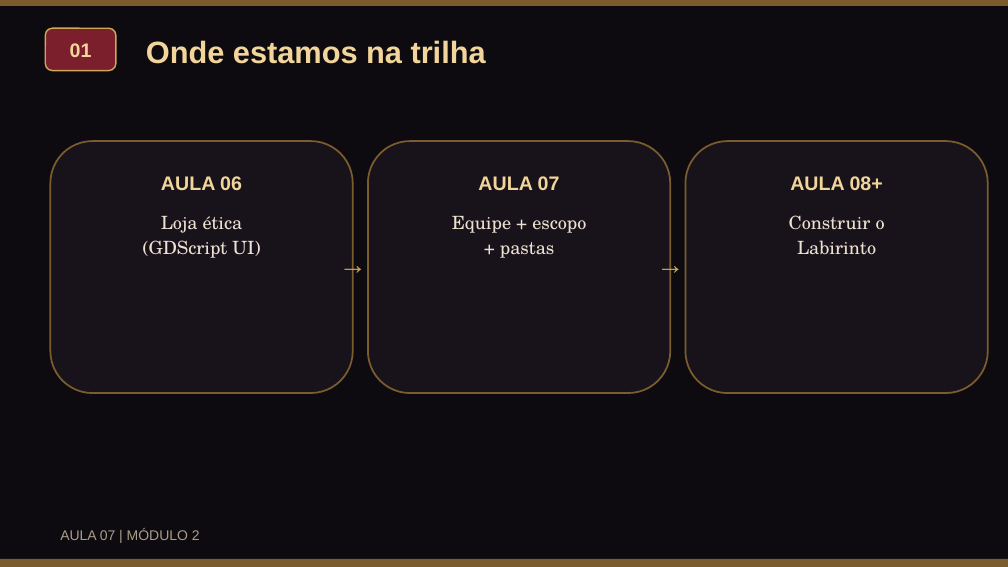
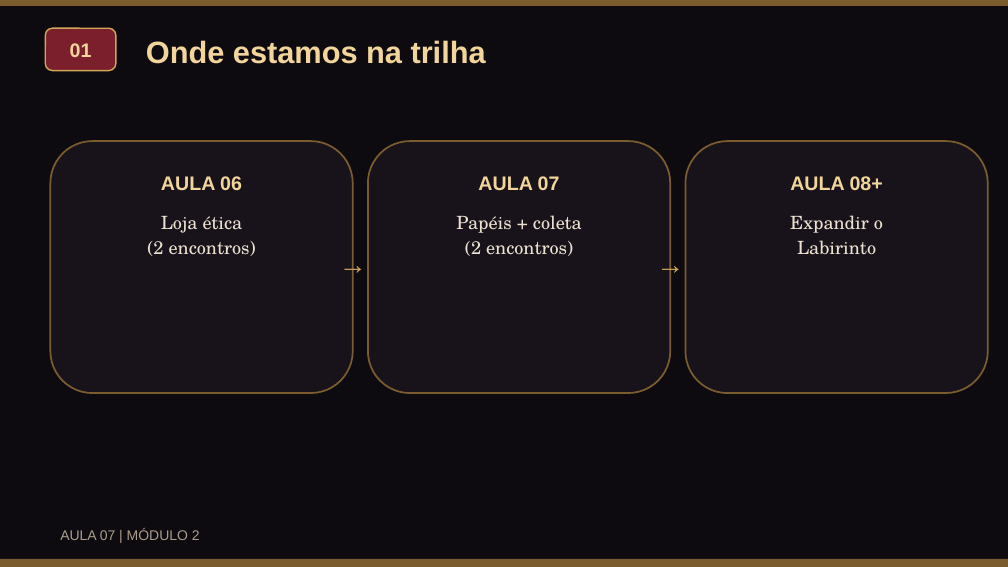
Before and after one commit to VonLuqi/fundamentos-de-jogos-digitais, a slide deck: slide 2 of assets/docs/aulas/aula07_papeis_workflow_slides.pptx. Drawn at 1008x567 pixels with LibreOffice and Linux fonts; fonts in the diff are those of the drawing. Boxes give left, top, right and bottom in pixels: in the first picture for what was removed or moved away, otherwise in the second. Text is boxed around its words. In the diff, an @@ line names an element or a change of style, - is before the commit and + after.

```diff
--- a/assets/docs/aulas/aula07_papeis_workflow_slides.pptx
+++ b/assets/docs/aulas/aula07_papeis_workflow_slides.pptx
@@ text at (456, 215, 582, 256): text changed @@
-Equipe + escopo
-+ pastas
+Papéis + coleta
+(2 encontros)
@@ text at (790, 215, 883, 233): text changed @@
-Construir o
+Expandir o
@@ text at (147, 241, 256, 256): text changed @@
-(GDScript UI)
+(2 encontros)
```
Also in this commit, not shown: 6 other slides changed, 10 slides added, 8 slides removed, 43 other files.
